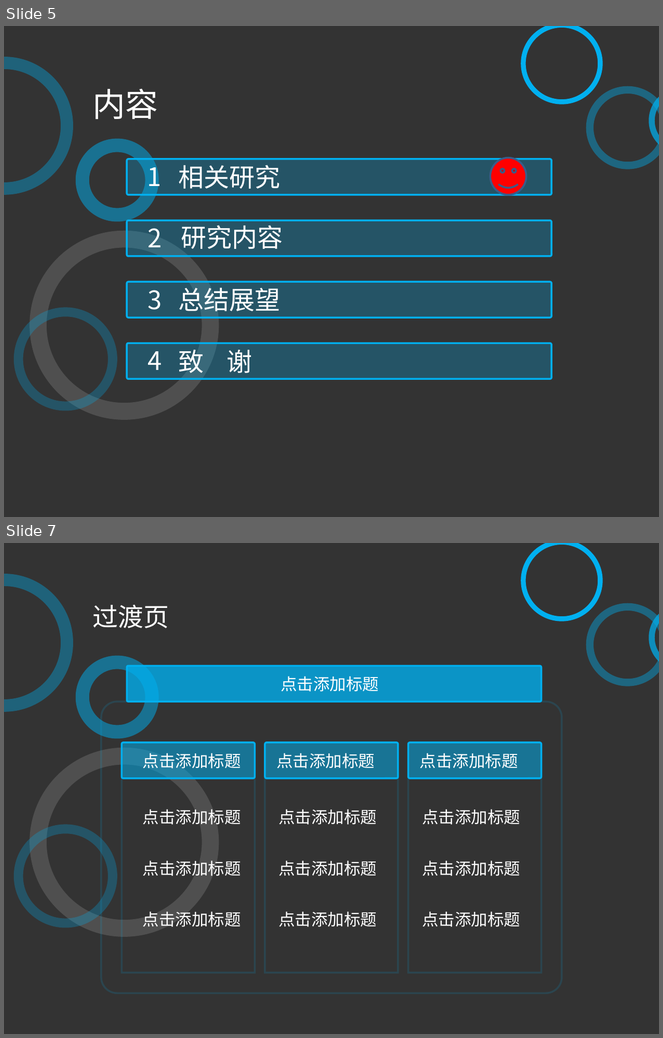
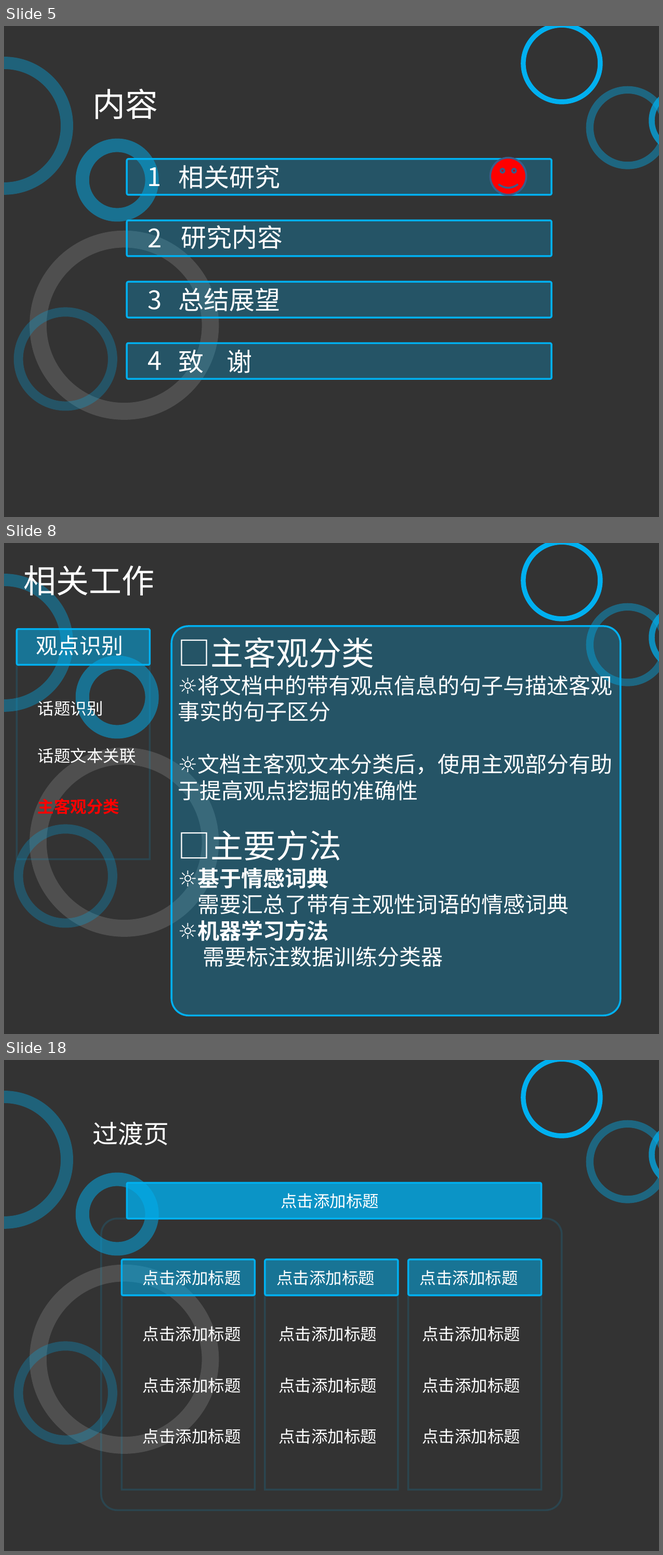
Before and after one commit to xsongx/MyThesis, a slide deck: 答辩.ppt. Shown one above the other, each under a label of ours: slides 5 and 7 before the commit, slides 5, 8 and 18 after it; the slides between them are not shown. The pictures are 663x1038 and 663x1555 pixels, drawn with LibreOffice and Linux fonts; fonts in the diff are those of the drawing. Boxes give left, top, right and bottom in pixels: in the first picture for what was removed or moved away, otherwise in the second. Text is boxed around its words. In the diff, an @@ line names an element or a change of style, - is before the commit and + after.

```diff
--- a/答辩.ppt
+++ b/答辩.ppt
@@ slide 8 added at [4,543,659,1034], background #333333 @@
@@ freeform shape added at [521,543,603,622], fill #00B0F0 @@
@@ freeform shape added at [4,574,74,712], fill #00B0F0 at 38% opacity @@
@@ text added at [23,565,154,601], 36 pt, text #FFFFFF @@
+相关工作
@@ freeform shape added at [586,603,659,687], fill #00B0F0 at 41% opacity @@
@@ freeform shape added at [649,604,659,671], fill #00B0F0 at 72% opacity @@
@@ rounded rectangle added at [16,629,150,665], fill #00B0F0 at 52% opacity, outline #00B0F0 2.01 pt @@
@@ text added at [36,635,123,659], 24 pt, text #FFFFFF @@
+观点识别
@@ rounded rectangle added at [172,626,621,1016], fill #00B0F0 at 27% opacity, outline #00B0F0 2.01 pt @@
@@ text added at [178,637,613,801], 24 pt, text #FFFFFF @@
+□主客观分类
+☼将文档中的带有观点信息的句子与描述客观事实的句子区分
+☼文档主客观文本分类后，使用主观部分有助于提高观点挖掘的准确性
@@ freeform shape added at [16,665,150,860], outline #00B0F0 2.01 pt @@
@@ freeform shape added at [75,656,158,739], fill #00B0F0 at 50% opacity @@
@@ text added at [38,698,103,719], 18 pt, text #FFFFFF @@
+话题识别
@@ freeform shape added at [29,748,219,938], fill #FFFFFF at 14% opacity @@
@@ text added at [38,748,136,763], 18 pt, text #FFFFFF @@
+话题文本关联
@@ text added at [38,799,120,814], 18 pt, text #FF0000, bold @@
+主客观分类
@@ freeform shape added at [14,825,117,928], fill #00B0F0 at 27% opacity @@
@@ text added at [178,831,569,967], 24 pt, text #FFFFFF @@
+□主要方法
+☼基于情感词典
+需要汇总了带有主观性词语的情感词典
+☼机器学习方法
+需要标注数据训练分类器
@@ what was slide 7 is now slide 18 @@
```
Also in this commit, not shown: 2 slides changed, 10 other slides added, 36 other files.
